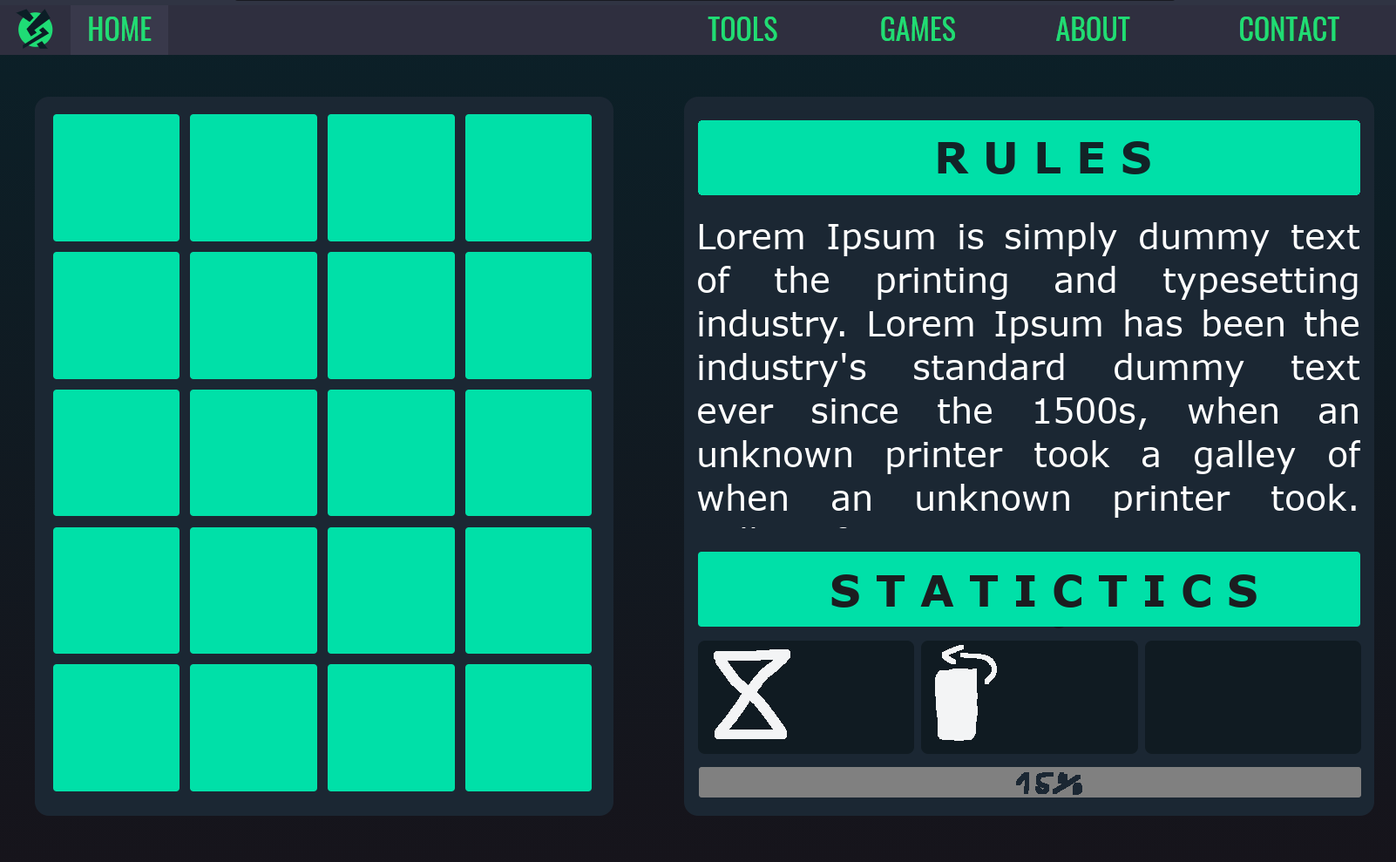
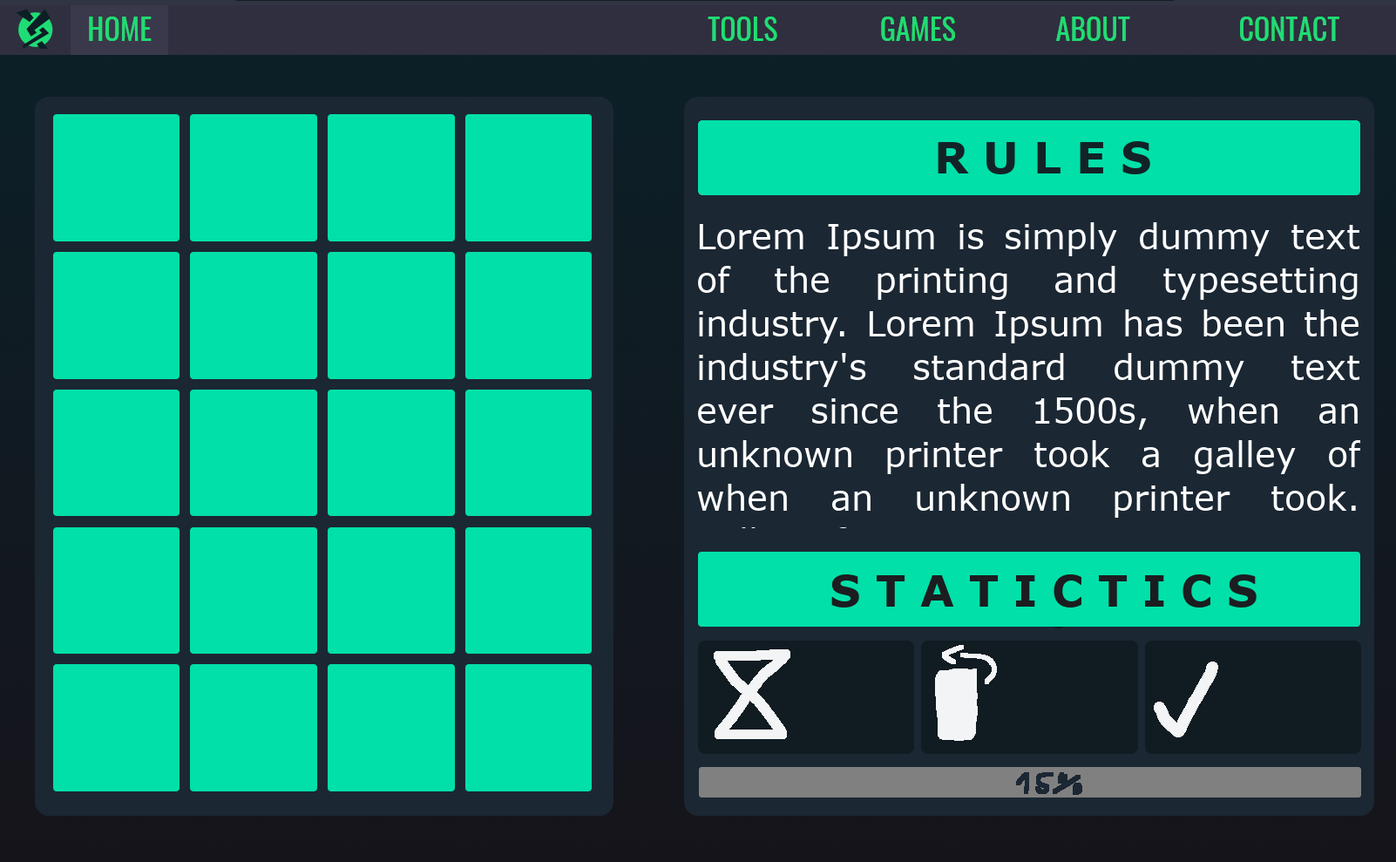
Two versions of the same layered image (1396x862). Layer-by-layer changes:
painted on "Pasted Layer" over (1153, 661, 1219, 738)
